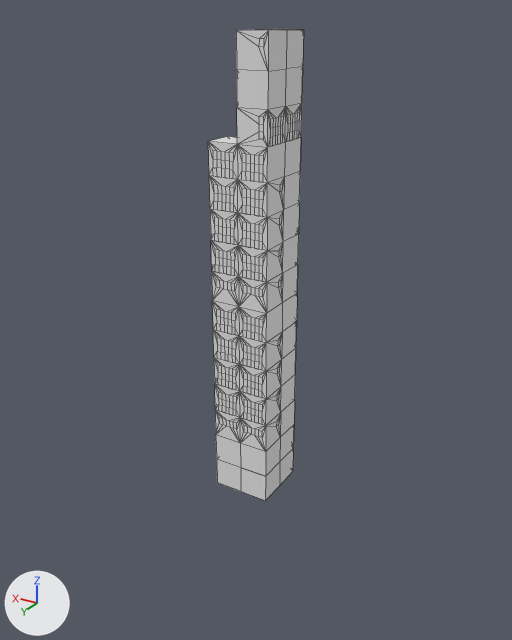
A saved change to the FBX model Flappy/Assets/_Game/Mesh/SkyScraperModule01.fbx.
Rendered twice from a camera (50 mm lens) standing at (-25.05, 17.87, 8.38) and looking at (-13.8, -0.88, -1.0). The lights are fixed; the arrows at lower left show +X, +Y and +Z. Mesh edges are drawn as thin lines. Where no turn or scale is listed for an object, it has been applied to the vertices. Vertices at the same position are counted once.

The first picture shows 'Skyscraper.001'.
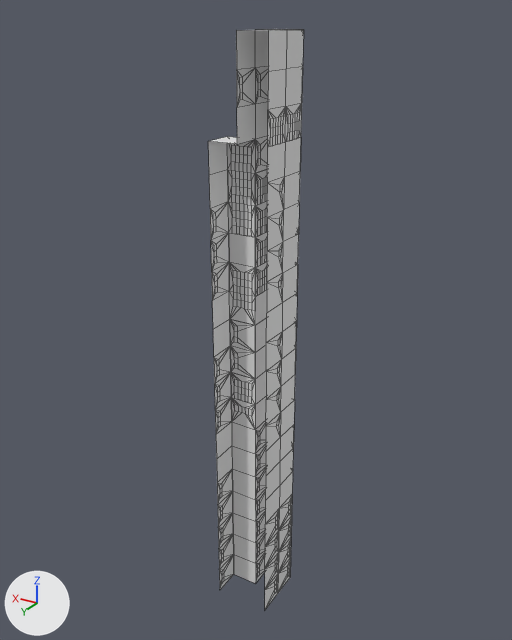
The newer file is also turned or shifted as a whole; pictures and numbers use the older file's frame.

What differs and where, as boxes [x1, y1, x2, y2] in the pictures (512 x 640 px):
'Skyscraper.001', reshaped (23% taller): before [208, 29, 304, 501]; after [208, 29, 304, 610]
part 1 of me_plane_226, added: after [232, 469, 255, 499]
part 2 of me_plane_226, added: after [255, 467, 266, 500]
part 3 of me_plane_226, added: after [279, 472, 293, 508]
part 4 of me_plane_226, added: after [233, 491, 256, 521]
part 5 of me_plane_226, added: after [218, 491, 233, 527]
part 6 of me_plane_226, added: after [255, 490, 265, 520]
part 7 of me_plane_226, added: after [265, 509, 279, 546]
part 8 of me_plane_226, added: after [233, 513, 256, 543]
part 9 of me_plane_226, added: after [218, 513, 233, 548]
part 10 of me_plane_226, added: after [256, 512, 265, 542]
part 11 of me_plane_226, added: after [279, 516, 292, 551]
part 12 of me_plane_226, added: after [265, 531, 279, 568]
part 13 of me_plane_226, added: after [233, 534, 256, 563]
part 14 of me_plane_226, added: after [219, 535, 234, 570]
part 15 of me_plane_226, added: after [256, 533, 265, 562]
part 16 of me_plane_226, added: after [278, 538, 291, 573]
part 17 of me_plane_226, added: after [265, 552, 279, 589]
part 18 of me_plane_226, added: after [234, 555, 256, 584]
part 19 of me_plane_226, added: after [219, 554, 234, 589]
part 20 of me_plane_226, added: after [256, 553, 265, 582]
part 21 of me_plane_226, added: after [278, 558, 291, 593]
part 22 of me_plane_226, added: after [265, 574, 278, 610]
part 23 of me_plane_226, added: after [279, 495, 292, 530]
part 24 of me_plane_226, cut back: before [208, 30, 280, 500]; after [217, 469, 280, 524]

The change, as a list of edits to the scene's bpy script:
```text
Change me_plane_226:
    remove me_plane_226.from_pydata(...)  # 1302 vertices, 1346 faces; spans x -1.0..1.0, y -1.5..0.5, z -7.0..8.0
    add me_plane_226.from_pydata(...)  # 1133 vertices, 1101 faces; spans x -1.0..1.0, y -1.5..0.5, z -12.0..8.0
    me_plane_226 part 1: the loose piece of 4 vertices spanning x 0.0..1.0, y -0.5, z -7.0..-6.0 is copied, and the copy is moved by (0.0, 0.0, -1.0); it spans x 0.0..1.0, y -0.5, z -8.0..-7.0
    me_plane_226 part 2: the loose piece of 12 vertices spanning x 0.0, y -1.5..-0.5, z -7.0..-6.0 is copied, and the copy is moved by (0.0, 0.0, -1.0); it spans x 0.0, y -1.5..-0.5, z -8.0..-7.0
    me_plane_226 part 3: the loose piece of 4 vertices spanning x -1.0, y -1.5..-0.5, z -7.0..-6.0 is copied, and the copy is moved by (0.0, 0.0, -1.0); it spans x -1.0, y -1.5..-0.5, z -8.0..-7.0
    me_plane_226 part 4: the loose piece of 4 vertices spanning x 0.0..1.0, y -0.5, z -7.0..-6.0 is copied, and the copy is moved by (0.0, 0.0, -2.0); it spans x 0.0..1.0, y -0.5, z -9.0..-8.0
    me_plane_226 part 5: the loose piece of 12 vertices spanning x 0.0, y -1.5..-0.5, z -7.0..-6.0 is copied, and the copy is moved by (1.0, 1.0, -2.0); it spans x 1.0, y -0.5..0.5, z -9.0..-8.0
    me_plane_226 part 6: the loose piece of 12 vertices spanning x 0.0, y -1.5..-0.5, z -7.0..-6.0 is copied, and the copy is moved by (0.0, 0.0, -2.0); it spans x 0.0, y -1.5..-0.5, z -9.0..-8.0
    me_plane_226 part 7: the loose piece of 12 vertices spanning x 0.0, y -1.5..-0.5, z -7.0..-6.0 is copied, and the copy is scaled about its middle by (-0.452, -1, 1), then moved by (-1.0, 1.0, -2.0); it spans x -1.0, y -0.5..0.5, z -9.0..-8.0
    me_plane_226 part 8: the loose piece of 4 vertices spanning x 0.0..1.0, y -0.5, z -7.0..-6.0 is copied, and the copy is moved by (0.0, 0.0, -3.0); it spans x 0.0..1.0, y -0.5, z -10.0..-9.0
    me_plane_226 part 9: the loose piece of 12 vertices spanning x 0.0, y -1.5..-0.5, z -7.0..-6.0 is copied, and the copy is moved by (1.0, 1.0, -3.0); it spans x 1.0, y -0.5..0.5, z -10.0..-9.0
    me_plane_226 part 10: the loose piece of 12 vertices spanning x 0.0, y -1.5..-0.5, z -7.0..-6.0 is copied, and the copy is moved by (0.0, 0.0, -3.0); it spans x 0.0, y -1.5..-0.5, z -10.0..-9.0
    me_plane_226 part 11: the loose piece of 12 vertices spanning x 0.0, y -1.5..-0.5, z -7.0..-6.0 is copied, and the copy is scaled about its middle by (-0.351, -1, 1), then moved by (-1.0, 0.0, -3.0); it spans x -1.0, y -1.5..-0.5, z -10.0..-9.0
    me_plane_226 part 12: the loose piece of 12 vertices spanning x 0.0, y -1.5..-0.5, z -7.0..-6.0 is copied, and the copy is scaled about its middle by (-0.452, -1, 1), then moved by (-1.0, 1.0, -3.0); it spans x -1.0, y -0.5..0.5, z -10.0..-9.0
    me_plane_226 part 13: the loose piece of 4 vertices spanning x 0.0..1.0, y -0.5, z -7.0..-6.0 is copied, and the copy is moved by (0.0, 0.0, -4.0); it spans x 0.0..1.0, y -0.5, z -11.0..-10.0
    me_plane_226 part 14: the loose piece of 12 vertices spanning x 0.0, y -1.5..-0.5, z -7.0..-6.0 is copied, and the copy is moved by (1.0, 1.0, -4.0); it spans x 1.0, y -0.5..0.5, z -11.0..-10.0
    me_plane_226 part 15: the loose piece of 12 vertices spanning x 0.0, y -1.5..-0.5, z -7.0..-6.0 is copied, and the copy is moved by (0.0, 0.0, -4.0); it spans x 0.0, y -1.5..-0.5, z -11.0..-10.0
    me_plane_226 part 16: the loose piece of 12 vertices spanning x 0.0, y -1.5..-0.5, z -7.0..-6.0 is copied, and the copy is scaled about its middle by (-0.351, -1, 1), then moved by (-1.0, 0.0, -4.0); it spans x -1.0, y -1.5..-0.5, z -11.0..-10.0
    me_plane_226 part 17: the loose piece of 12 vertices spanning x 0.0, y -1.5..-0.5, z -7.0..-6.0 is copied, and the copy is scaled about its middle by (-0.452, -1, 1), then moved by (-1.0, 1.0, -4.0); it spans x -1.0, y -0.5..0.5, z -11.0..-10.0
    me_plane_226 part 18: the loose piece of 4 vertices spanning x 0.0..1.0, y -0.5, z -7.0..-6.0 is copied, and the copy is moved by (0.0, 0.0, -5.0); it spans x 0.0..1.0, y -0.5, z -12.0..-11.0
    me_plane_226 part 19: the loose piece of 12 vertices spanning x 0.0, y -1.5..-0.5, z -7.0..-6.0 is copied, and the copy is moved by (1.0, 1.0, -5.0); it spans x 1.0, y -0.5..0.5, z -12.0..-11.0
    me_plane_226 part 20: the loose piece of 12 vertices spanning x 0.0, y -1.5..-0.5, z -7.0..-6.0 is copied, and the copy is moved by (0.0, 0.0, -5.0); it spans x 0.0, y -1.5..-0.5, z -12.0..-11.0
    me_plane_226 part 21: the loose piece of 12 vertices spanning x 0.0, y -1.5..-0.5, z -7.0..-6.0 is copied, and the copy is scaled about its middle by (-0.351, -1, 1), then moved by (-1.0, 0.0, -5.0); it spans x -1.0, y -1.5..-0.5, z -12.0..-11.0
    me_plane_226 part 22: the loose piece of 12 vertices spanning x 0.0, y -1.5..-0.5, z -7.0..-6.0 is copied, and the copy is scaled about its middle by (-0.452, -1, 1), then moved by (-1.0, 1.0, -5.0); it spans x -1.0, y -0.5..0.5, z -12.0..-11.0
    me_plane_226 part 23: a new loose piece of 15 vertices spanning x -1.0..0.0, y -1.5..-0.5, z -9.0..-7.0
    me_plane_226 part 24: 464 vertices removed from x -1.0..1.0, y 0.5, z -7.0..7.8; 16 vertices added at x -1.0..1.0, y -1.5..0.5, z -8.0..-3.0
```
